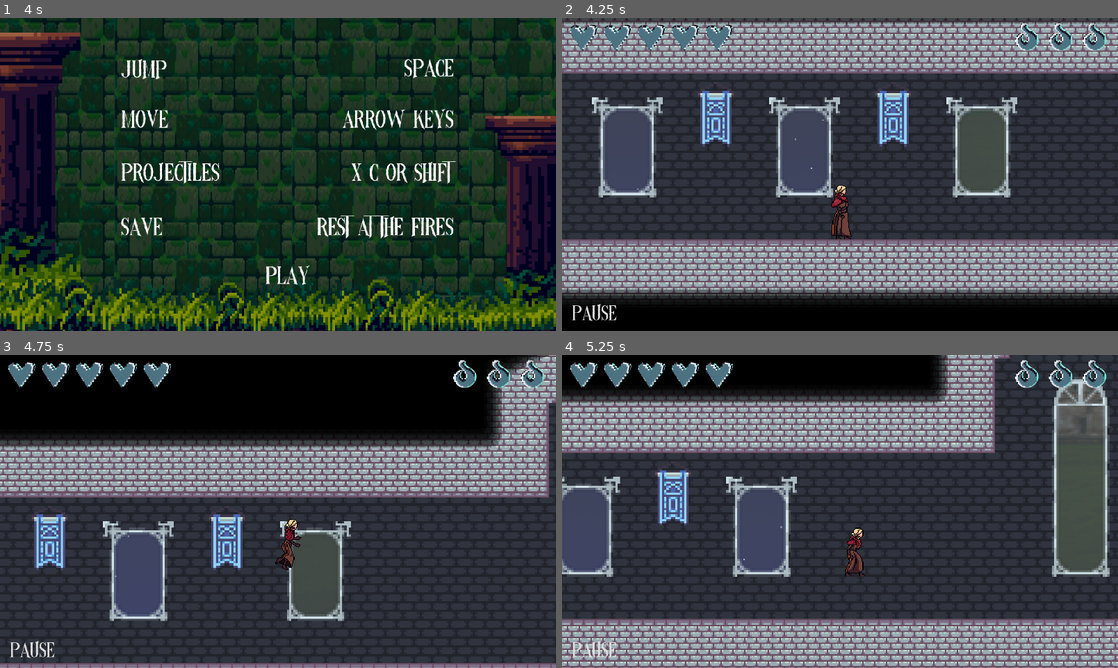
Above: before the commit, frames 1-4 (two rows, left to right).
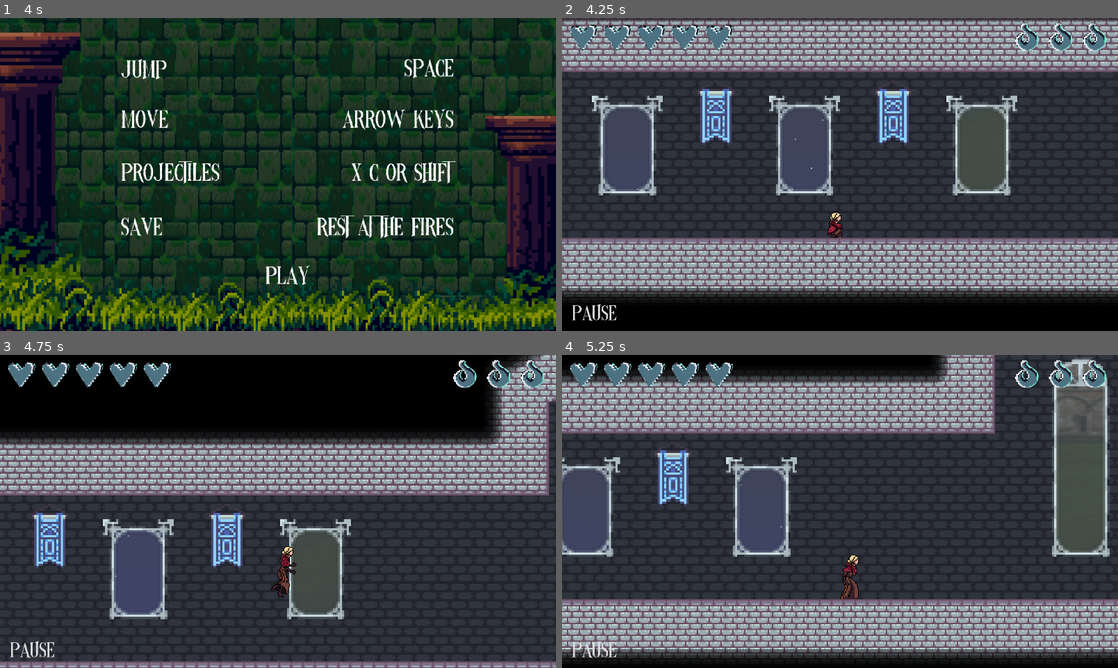
Above: after the commit, the same moments.

Repository: jnbaum/wraithlight
Game: Godot game, scene res://Levels/control.tscn
Two runs of this game, one before a commit and one after it. Both use one fixed random seed, a clock stepped at 60 frames per second and the inputs below.
Inputs:
- Up to frame 1 (4 s): click "Start" at 0.5 s; click "Start" at 1.25 s; click "Next" at 2 s; click "Next" at 2.75 s; click "Play" at 3.5 s
- Up to frame 2 (4.25 s): no input
- Up to frame 3 (4.75 s): hold D (move_right) from 4.28 s (still down); tap E (melee) at 4.35 s; tap Space (jump) at 4.52 s
- Up to frame 4 (5.25 s): keep holding D (move_right); tap Q (shoot) at 5.1 s

Frame 1 is identical in both runs. In frame 2, 27% of the frame differs, in the area x 0-100%, y 0-90%; in frame 3, 18%; in frame 4, 44%, in the area x 0-100%, y 0-100%.

Commit message:
Cropped player sprite, still has problems!

Diff:
--- a/Player/player.tscn
+++ b/Player/player.tscn
@@ -4,10 +4,18 @@
 [ext_resource type="Texture2D" uid="uid://1a2sl4b0feu0" path="res://Player/hero-falling.png" id="2_lfplk"]
 [ext_resource type="Texture2D" uid="uid://b6irtmirwgryq" path="res://Player/Lightning Mage/Idle.png" id="3_fsxe4"]
 [ext_resource type="Texture2D" uid="uid://chuljlc0ud7bo" path="res://Player/Lightning Mage/Jump.png" id="4_en4dp"]
-[ext_resource type="Texture2D" uid="uid://dy1n6s1xiv3f4" path="res://Player/Lightning Mage/Run.png" id="5_x23tq"]
+[ext_resource type="Texture2D" uid="uid://cyxhc81awrk3d" path="res://Player/NewMainCharacter/Run/Run1.png" id="6_lfmf2"]
 [ext_resource type="AudioStream" uid="uid://ca0eyo1iyl7mh" path="res://RunningShort.mp3" id="6_s2n5p"]
 [ext_resource type="Texture2D" uid="uid://bieixwiojndfk" path="res://Player/Lightning Mage/Attack_1.png" id="6_utbnx"]
 [ext_resource type="Texture2D" uid="uid://bq6xp4xq62dxg" path="res://Player/Lightning Mage/Light_ball.png" id="7_od3ui"]
+[ext_resource type="Texture2D" uid="uid://i8603tv4nyjk" path="res://Player/NewMainCharacter/Run/Run2.png" id="7_pisgm"]
+[ext_resource type="Texture2D" uid="uid://bmtb6lwgpjrqk" path="res://Player/NewMainCharacter/Run/Run3.png" id="8_b1ygp"]
+[ext_resource type="Texture2D" uid="uid://1mpxlfkn85dc" path="res://Player/NewMainCharacter/Run/Run4.png" id="9_o28un"]
+[ext_resource type="Texture2D" uid="uid://cgjqoyc0ktjrg" path="res://Player/NewMainCharacter/Run/Run5.png" id="10_n471f"]
+[ext_resource type="Texture2D" uid="uid://bbrfwwggru242" path="res://Player/NewMainCharacter/Run/Run6.png" id="11_7emwf"]
+[ext_resource type="Texture2D" uid="uid://b3pymt3toir43" path="res://Player/NewMainCharacter/Run/Run7.png" id="12_hshwv"]
+[ext_resource type="Texture2D" uid="uid://cysrm7j7eota1" path="res://Player/NewMainCharacter/Run/Run8.png" id="13_gpjlu"]
+[ext_resource type="Texture2D" uid="uid://ytcyky30lthe" path="res://Player/NewMainCharacter/Run/Run9.png" id="14_8mwp6"]
 
 [sub_resource type="AtlasTexture" id="AtlasTexture_lhcyu"]
 atlas = ExtResource("2_lfplk")
@@ -117,38 +125,6 @@
 atlas = ExtResource("6_utbnx")
 region = Rect2(1152, 0, 128, 128)
 
-[sub_resource type="AtlasTexture" id="AtlasTexture_1foix"]
-atlas = ExtResource("5_x23tq")
-region = Rect2(0, 0, 128, 128)
-
-[sub_resource type="AtlasTexture" id="AtlasTexture_mi3ei"]
-atlas = ExtResource("5_x23tq")
-region = Rect2(128, 0, 128, 128)
-
-[sub_resource type="AtlasTexture" id="AtlasTexture_yg054"]
-atlas = ExtResource("5_x23tq")
-region = Rect2(256, 0, 128, 128)
-
-[sub_resource type="AtlasTexture" id="AtlasTexture_hea38"]
-atlas = ExtResource("5_x23tq")
-region = Rect2(384, 0, 128, 128)
-
-[sub_resource type="AtlasTexture" id="AtlasTexture_jx7ai"]
-atlas = ExtResource("5_x23tq")
-region = Rect2(512, 0, 128, 128)
-
-[sub_resource type="AtlasTexture" id="AtlasTexture_y2tq0"]
-atlas = ExtResource("5_x23tq")
-region = Rect2(640, 0, 128, 128)
-
-[sub_resource type="AtlasTexture" id="AtlasTexture_10udf"]
-atlas = ExtResource("5_x23tq")
-region = Rect2(768, 0, 128, 128)
-
-[sub_resource type="AtlasTexture" id="AtlasTexture_308h2"]
-atlas = ExtResource("5_x23tq")
-region = Rect2(896, 0, 128, 128)
-
 [sub_resource type="AtlasTexture" id="AtlasTexture_o28un"]
 atlas = ExtResource("7_od3ui")
 region = Rect2(0, 0, 128, 128)
@@ -282,28 +258,31 @@
 }, {
 "frames": [{
 "duration": 1.0,
-"texture": SubResource("AtlasTexture_1foix")
-}, {
-"duration": 1.0,
-"texture": SubResource("AtlasTexture_mi3ei")
-}, {
-"duration": 1.0,
-"texture": SubResource("AtlasTexture_yg054")
-}, {
-"duration": 1.0,
-"texture": SubResource("AtlasTexture_hea38")
-}, {
-"duration": 1.0,
-"texture": SubResource("AtlasTexture_jx7ai")
-}, {
-"duration": 1.0,
-"texture": SubResource("AtlasTexture_y2tq0")
-}, {
-"duration": 1.0,
-"texture": SubResource("AtlasTexture_10udf")
-}, {
-"duration": 1.0,
-"texture": SubResource("AtlasTexture_308h2")
+"texture": ExtResource("6_lfmf2")
+}, {
+"duration": 1.0,
+"texture": ExtResource("7_pisgm")
+}, {
+"duration": 1.0,
+"texture": ExtResource("8_b1ygp")
+}, {
+"duration": 1.0,
+"texture": ExtResource("9_o28un")
+}, {
+"duration": 1.0,
+"texture": ExtResource("10_n471f")
+}, {
+"duration": 1.0,
+"texture": ExtResource("11_7emwf")
+}, {
+"duration": 1.0,
+"texture": ExtResource("12_hshwv")
+}, {
+"duration": 1.0,
+"texture": ExtResource("13_gpjlu")
+}, {
+"duration": 1.0,
+"texture": ExtResource("14_8mwp6")
 }],
 "loop": true,
 "name": &"Run",
@@ -347,12 +326,12 @@
 }]
 
 [sub_resource type="CapsuleShape2D" id="CapsuleShape2D_pkg7g"]
-radius = 8.33333
-height = 35.7143
+radius = 19.0
+height = 38.0
 
 [sub_resource type="CapsuleShape2D" id="CapsuleShape2D_5iwji"]
-radius = 7.0
-height = 30.4348
+radius = 17.3913
+height = 35.8696
 
 [node name="Player" type="CharacterBody2D"]
 position = Vector2(0, 2)
@@ -360,13 +339,12 @@
 script = ExtResource("1_a1pft")
 
 [node name="AnimatedSprite2D" type="AnimatedSprite2D" parent="."]
-position = Vector2(11, -66)
+position = Vector2(6, -35)
 sprite_frames = SubResource("SpriteFrames_lvyff")
-animation = &"Idle"
-frame_progress = 0.846487
+animation = &"Run"
 
 [node name="CollisionShape2D" type="CollisionShape2D" parent="."]
-position = Vector2(1, -32)
+position = Vector2(2, -36)
 scale = Vector2(1, 1.68)
 shape = SubResource("CapsuleShape2D_pkg7g")
 
@@ -379,7 +357,7 @@
 collision_mask = 4
 
 [node name="HurtboxCollisionShape" type="CollisionShape2D" parent="HurtBox"]
-position = Vector2(2, -33)
+position = Vector2(4, -36)
 scale = Vector2(1, 1.84)
 shape = SubResource("CapsuleShape2D_5iwji")
 debug_color = Color(1, 0, 0, 0.419608)
Binary file added: Player/NewMainCharacter/Attack1/Attack1-1.png
Not shown, added: Player/NewMainCharacter/Attack1/Attack1-1.png.import
Binary file added: Player/NewMainCharacter/Attack1/Attack1-10.png
Not shown, added: Player/NewMainCharacter/Attack1/Attack1-10.png.import
Binary file added: Player/NewMainCharacter/Attack1/Attack1-2.png
Not shown, added: Player/NewMainCharacter/Attack1/Attack1-2.png.import
Binary file added: Player/NewMainCharacter/Attack1/Attack1-3.png
Not shown, added: Player/NewMainCharacter/Attack1/Attack1-3.png.import
Binary file added: Player/NewMainCharacter/Attack1/Attack1-4.png
Not shown, added: Player/NewMainCharacter/Attack1/Attack1-4.png.import
Binary file added: Player/NewMainCharacter/Attack1/Attack1-5.png
Not shown, added: Player/NewMainCharacter/Attack1/Attack1-5.png.import
(and 48 more such lines)
